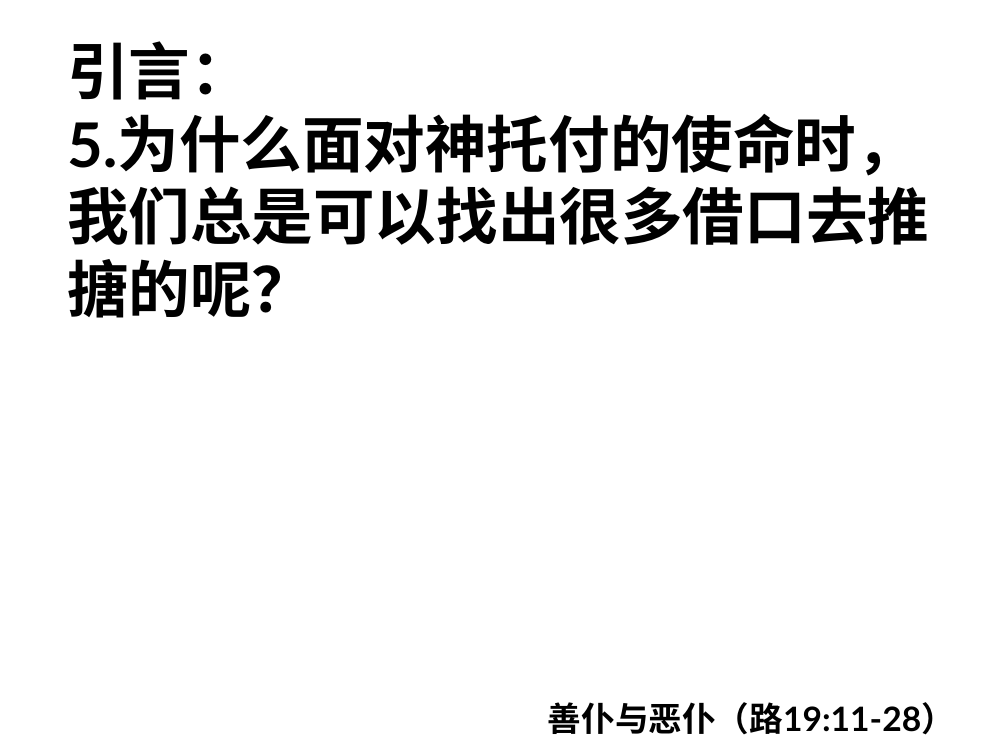
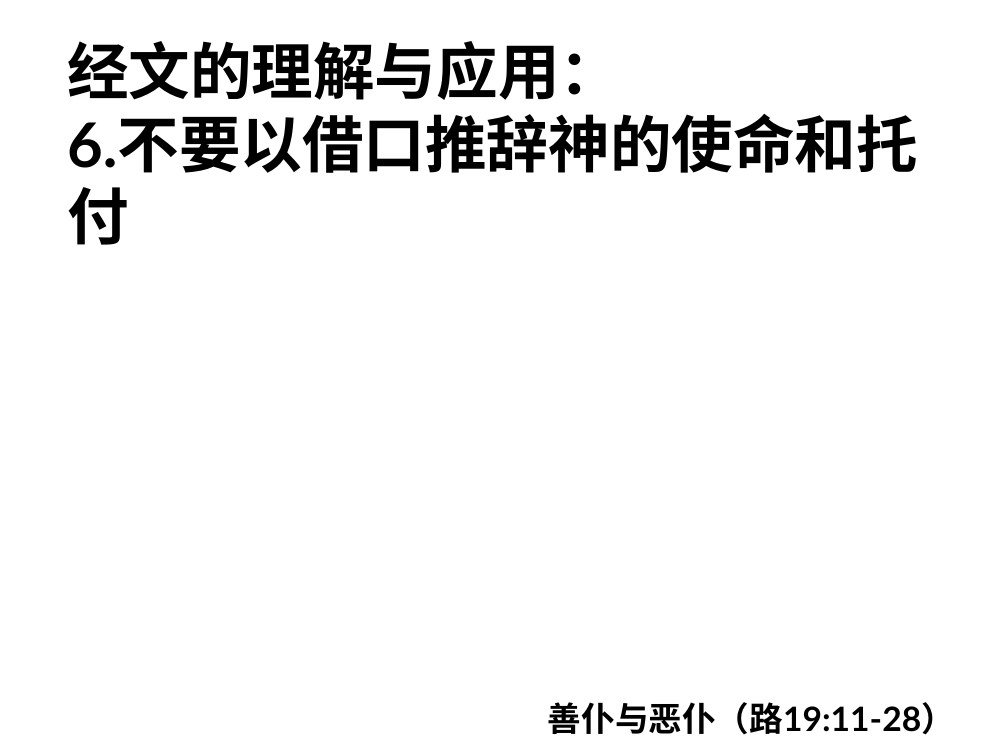
Before and after one commit to jackey-qiu/pyworship, a slide deck: slide 95 of 2023-08-16.pptx (slide 87 before the commit). Drawn at 1008x756 pixels with LibreOffice and Linux fonts; fonts in the diff are those of the drawing. Boxes give left, top, right and bottom in pixels: in the first picture for what was removed or moved away, otherwise in the second. Text is boxed around its words. In the diff, an @@ line names an element or a change of style, - is before the commit and + after.

```diff
--- a/2023-08-16.pptx
+++ b/2023-08-16.pptx
@@ text at <box>67,41,918,245</box>: text changed @@
-引言：
-5.为什么面对神托付的使命时，我们总是可以找出很多借口去推搪的呢？
+经文的理解与应用：
+6.不要以借口推辞神的使命和托付
```
Also in this commit, not shown: 4 other slides changed, 9 slides added, 1 other file.
